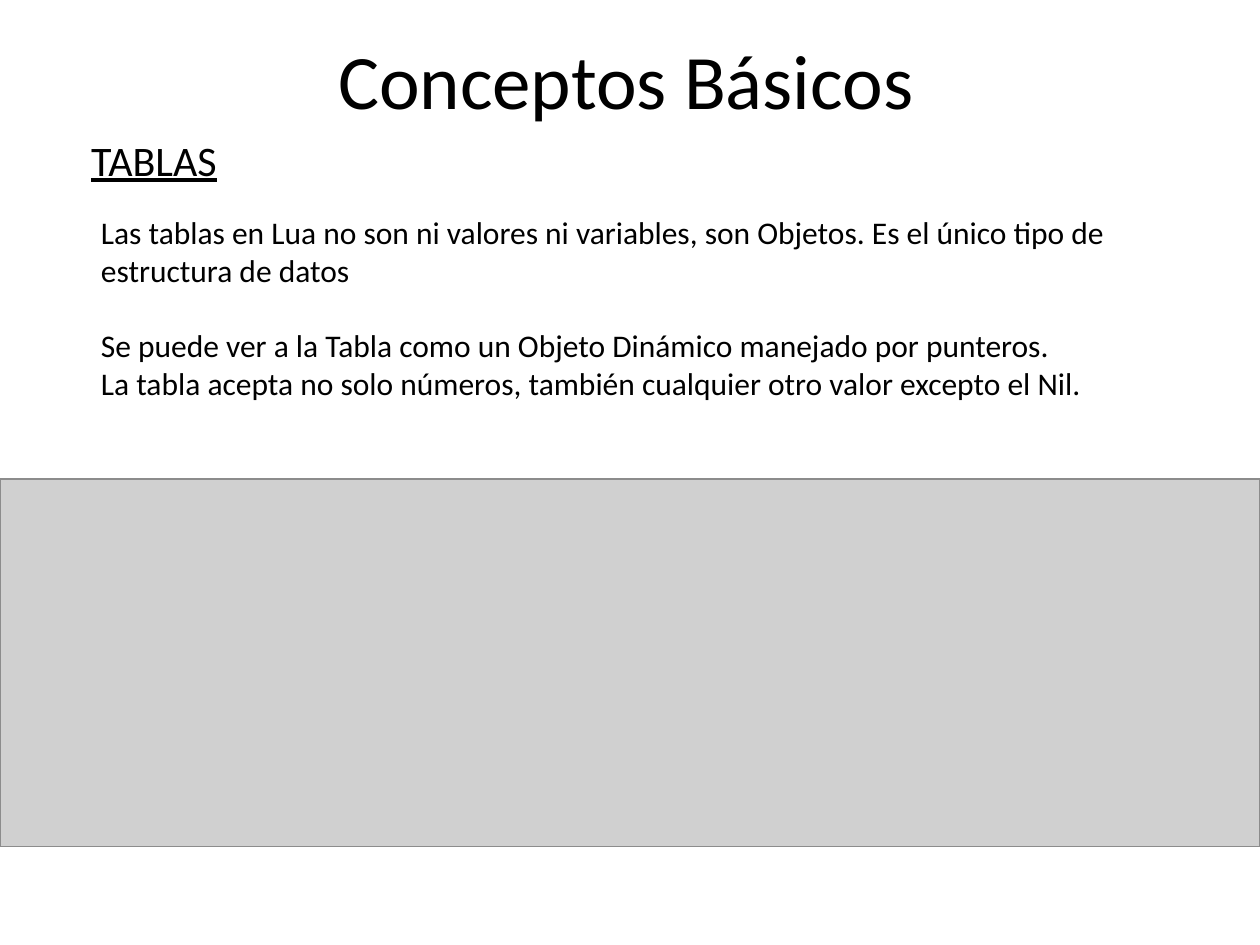
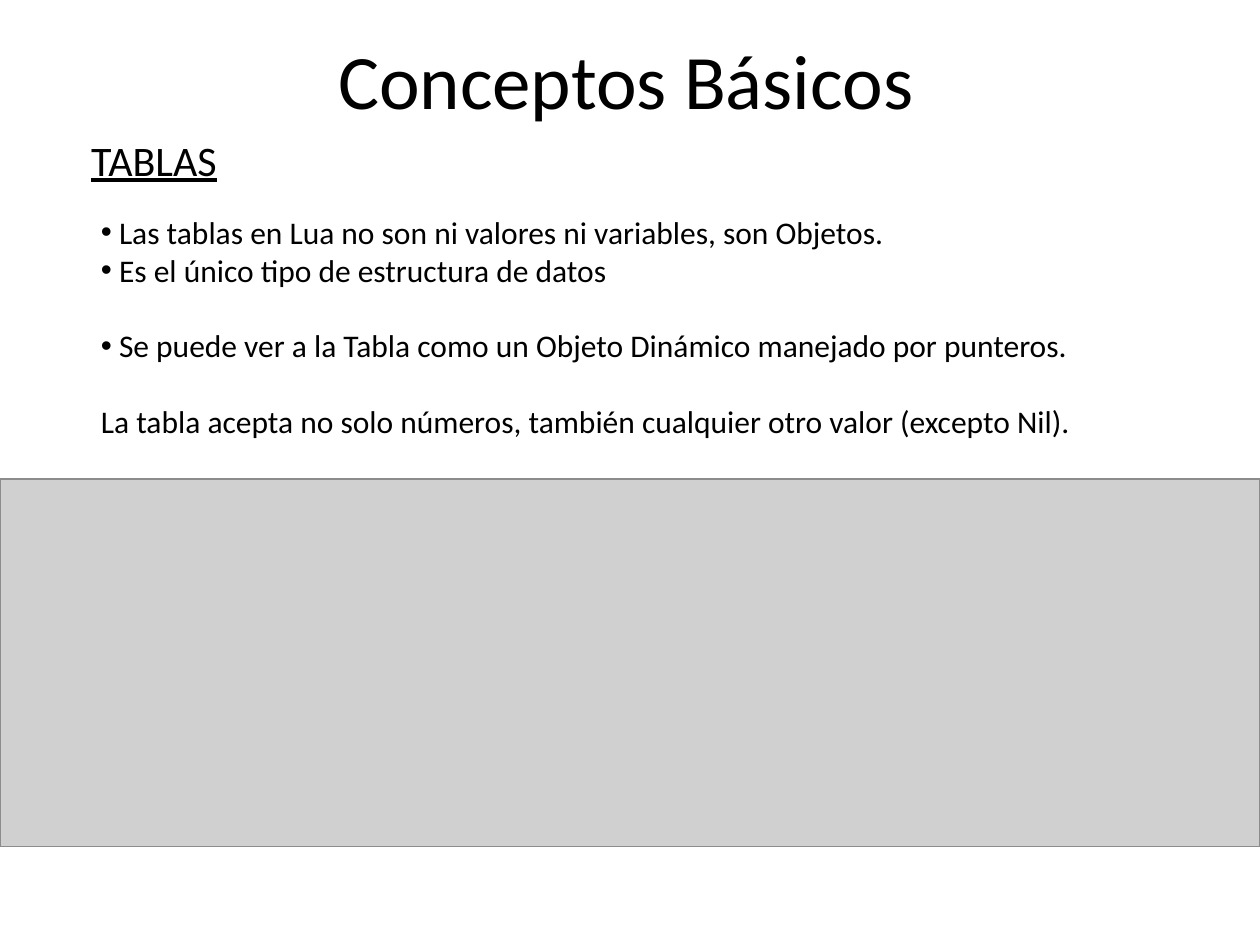
Before and after one commit to Santiago39353535/TDL, a slide deck: slide 5 of LUA.pptx. Drawn at 1260x945 pixels with LibreOffice and Linux fonts; fonts in the diff are those of the drawing; grey boxes stand for pictures; background and template pictures are left out. Boxes give left, top, right and bottom in pixels: in the first picture for what was removed or moved away, otherwise in the second. Text is boxed around its words. In the diff, an @@ line names an element or a change of style, - is before the commit and + after.

```diff
--- a/LUA.pptx
+++ b/LUA.pptx
@@ text at bbox=[119, 222, 884, 287]: text changed @@
-Las tablas en Lua no son ni valores ni variables, son Objetos. Es el único tipo de
-estructura de datos
+• Las tablas en Lua no son ni valores ni variables, son Objetos.
+• Es el único tipo de estructura de datos
@@ text at bbox=[119, 335, 1067, 363]: bullet none to • @@
@@ text at bbox=[101, 410, 1069, 438]: text changed @@
-La tabla acepta no solo números, también cualquier otro valor excepto el Nil.
+La tabla acepta no solo números, también cualquier otro valor (excepto Nil).
```
Also in this commit, not shown: 4 other slides changed, 5 slides added, 3 slides removed.
